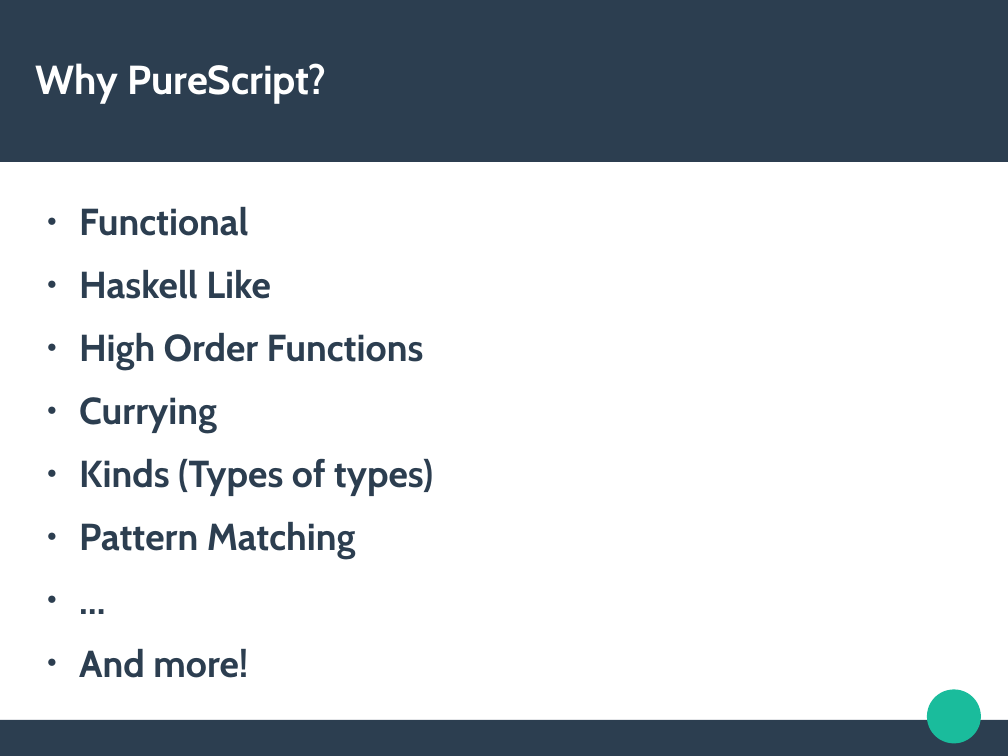
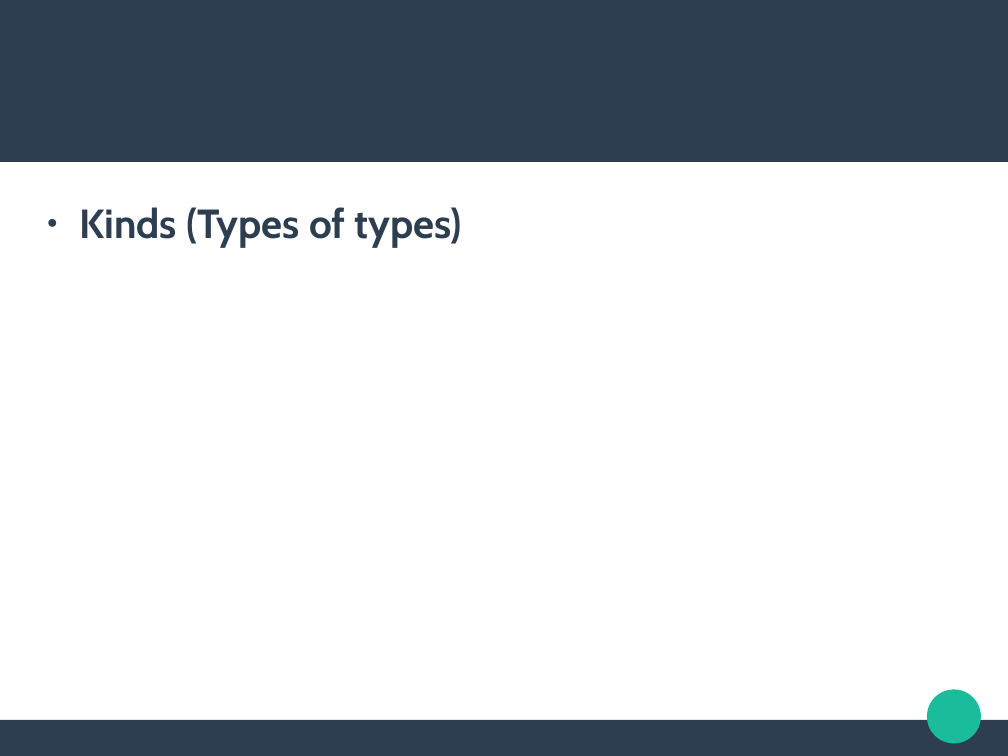
Before and after one commit to CristhianMotoche/ExPS, a slide deck: slide 10 of Presentation.odp (slide 5 before the commit). Drawn at 1008x756 pixels with LibreOffice and Linux fonts; fonts in the diff are those of the drawing. Boxes give left, top, right and bottom in pixels: in the first picture for what was removed or moved away, otherwise in the second. Text is boxed around its words. In the diff, an @@ line names an element or a change of style, - is before the commit and + after.

```diff
--- a/Presentation.odp
+++ b/Presentation.odp
@@ title removed at [36,63,327,103] @@
-Why PureScript?
@@ text "Kinds (Types of types)" at [79,207,462,247]: size 29.6 to 32 pt @@
@@ text at [79,207,424,434]: paragraphs removed @@
-● Functional
-● Haskell Like
-● High Order Functions
-● Currying
@@ text at [79,522,356,678]: paragraphs removed @@
-● Pattern Matching
-● …
-● And more!
```
Also in this commit, not shown: 9 slides added, 1 other file.
